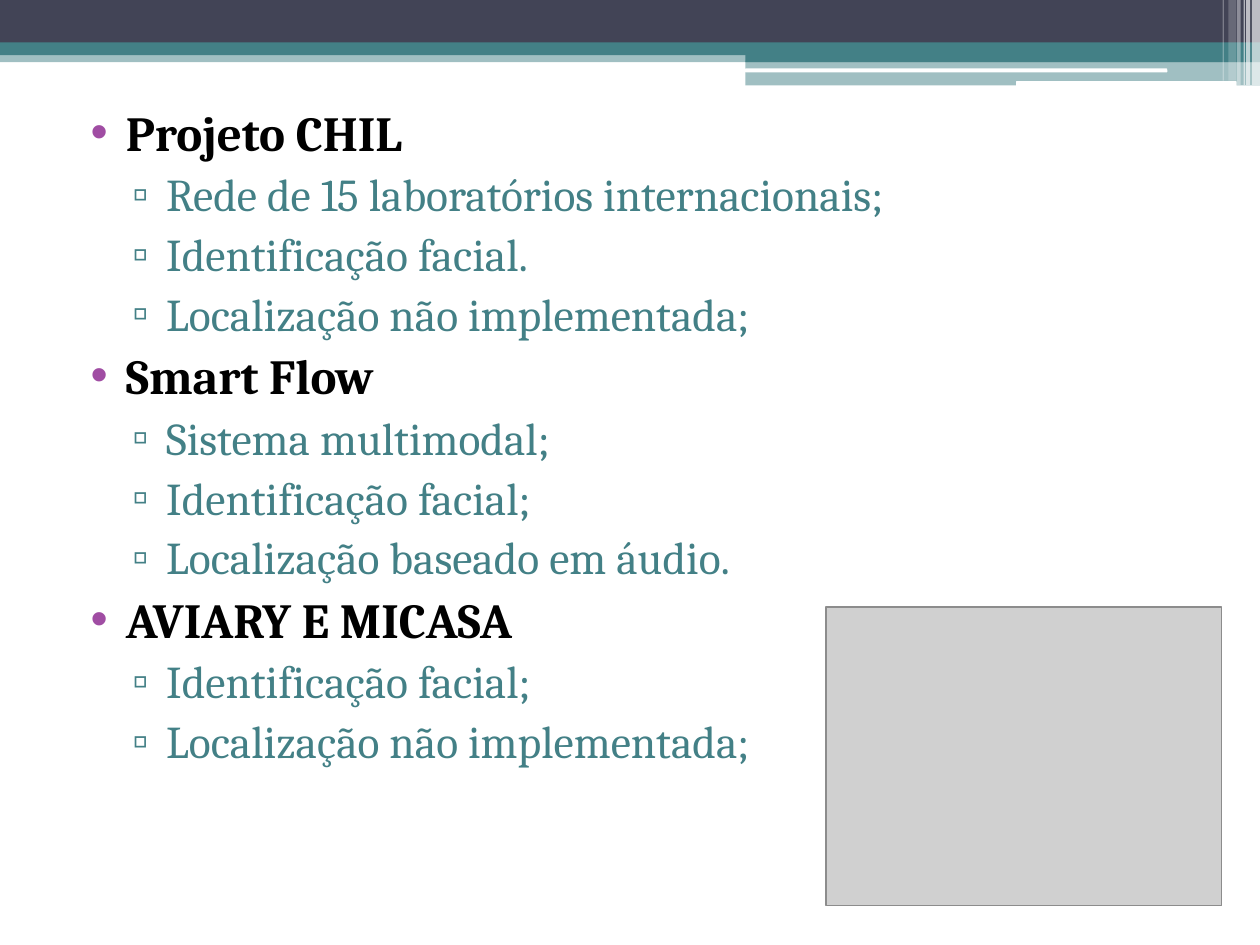
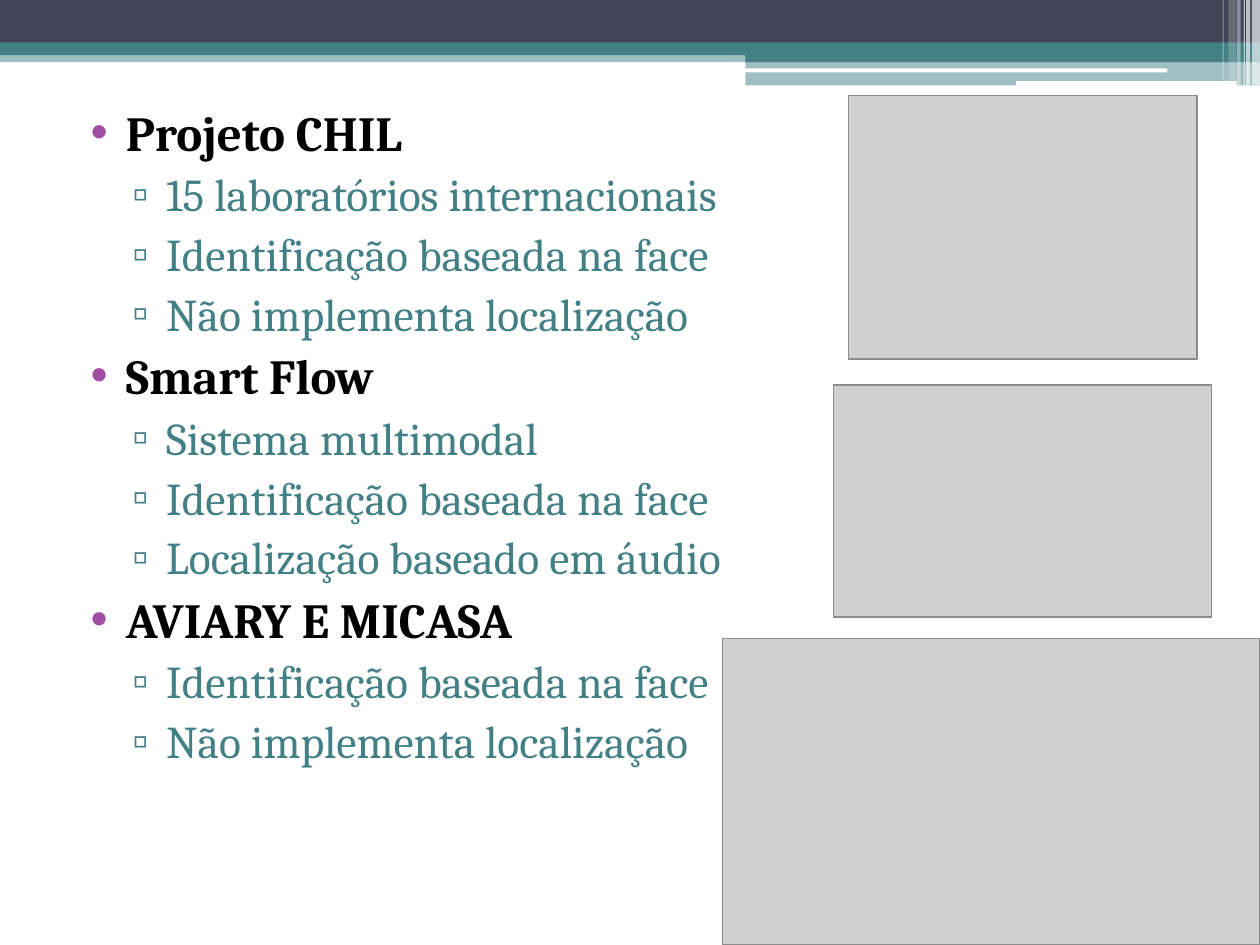
Before and after one commit to talesporto/Artigo-TRUE-SBCUP, a slide deck: slide 4 of apresentacao/ApresentacaoSBCUP.pptx (slide 18 before the commit). Drawn at 1260x945 pixels with LibreOffice and Linux fonts; fonts in the diff are those of the drawing; grey boxes stand for pictures. Boxes give left, top, right and bottom in pixels: in the first picture for what was removed or moved away, otherwise in the second. Text is boxed around its words. In the diff, an @@ line names an element or a change of style, - is before the commit and + after.

```diff
--- a/apresentacao/ApresentacaoSBCUP.pptx
+++ b/apresentacao/ApresentacaoSBCUP.pptx
@@ picture added at (x1=848, y1=96, x2=1197, y2=359) @@
@@ text at (x1=166, y1=179, x2=717, y2=341): text changed @@
-  ▫ Rede de 15 laboratórios internacionais;
-  ▫ Identificação facial.
-  ▫ Localização não implementada;
+  ▫ 15 laboratórios internacionais
+  ▫ Identificação baseada na face
+  ▫ Não implementa localização
@@ picture added at (x1=834, y1=386, x2=1212, y2=617) @@
@@ text at (x1=166, y1=423, x2=720, y2=584): text changed @@
-  ▫ Sistema multimodal;
-  ▫ Identificação facial;
-  ▫ Localização baseado em áudio.
+  ▫ Sistema multimodal
+  ▫ Identificação baseada na face
+  ▫ Localização baseado em áudio
@@ picture resized from (x1=825, y1=607, x2=1221, y2=906) to (x1=723, y1=639, x2=1260, y2=945) @@
@@ text at (x1=166, y1=665, x2=708, y2=768): text changed @@
-  ▫ Identificação facial;
-  ▫ Localização não implementada;
+  ▫ Identificação baseada na face
+  ▫ Não implementa localização
```
Also in this commit, not shown: 14 other slides changed, 10 slides removed.
